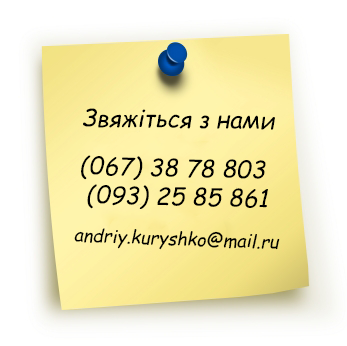
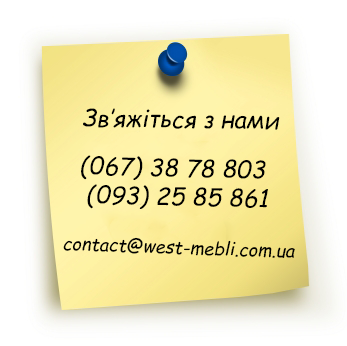
Comparing the layer stacks of the two 347px x 346px images. Changes:
renamed "andriy.kuryshko@mail.ru" to "contact@west-mebli.com.ua", painted on it over (x1=63, y1=228, x2=295, y2=258)
renamed "Звяжіться з нами" to "Зв’яжіться з нами", painted on it over (x1=109, y1=108, x2=280, y2=130)
